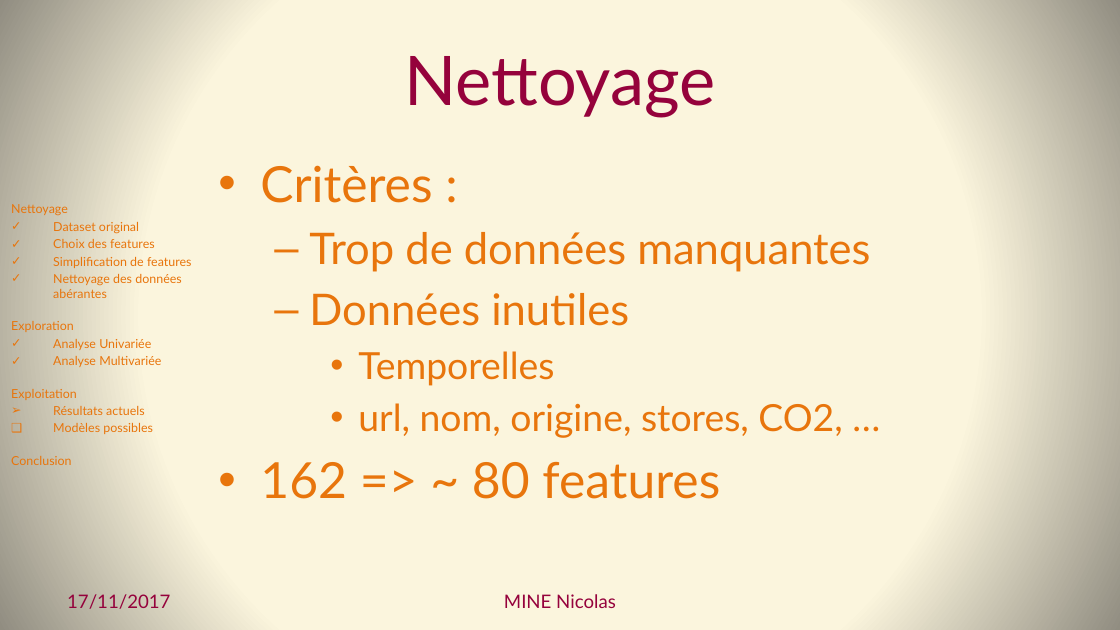
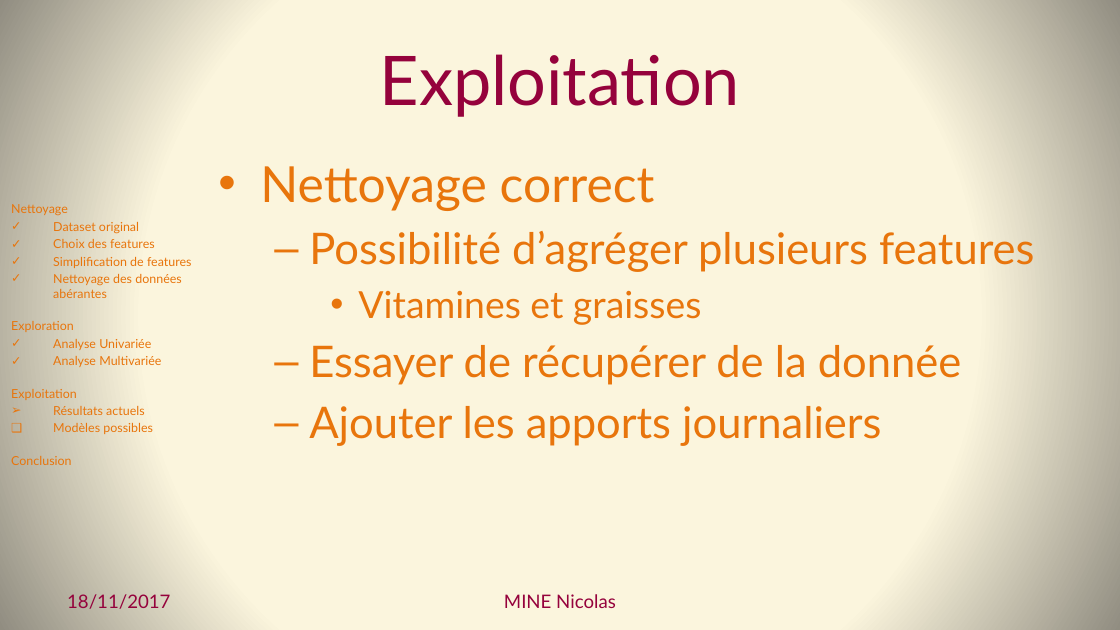
Before and after one commit to Coni63/OC_DS, a slide deck: slide 19 of Projet 2 - donnees nutritionnelles/Presentation-Projet_2.pptx (slide 11 before the commit). Drawn at 1120x630 pixels with LibreOffice and Linux fonts; fonts in the diff are those of the drawing. Boxes give left, top, right and bottom in pixels: in the first picture for what was removed or moved away, otherwise in the second. Text is boxed around its words. In the diff, an @@ line names an element or a change of style, - is before the commit and + after.

```diff
--- a/Projet 2 - donnees nutritionnelles/Presentation-Projet_2.pptx
+++ b/Projet 2 - donnees nutritionnelles/Presentation-Projet_2.pptx
@@ title at (x1=380, y1=54, x2=741, y2=117): text changed @@
-Nettoyage
+Exploitation
@@ text at (x1=260, y1=166, x2=1034, y2=446): text changed; size 24 to 28 pt @@
-• Critères :
-  – Trop de données manquantes
-  – Données inutiles
-    • Temporelles
-    • url, nom, origine, stores, CO2, …
-• 162 => ~ 80 features
+• Nettoyage correct
+  – Possibilité d’agréger plusieurs features
+    • Vitamines et graisses
+  – Essayer de récupérer de la donnée
+  – Ajouter les apports journaliers
@@ text at (x1=67, y1=594, x2=170, y2=609): text changed @@
-17/11/2017
+18/11/2017
```
Also in this commit, not shown: 12 other slides changed, 9 slides added, 21 other files.
